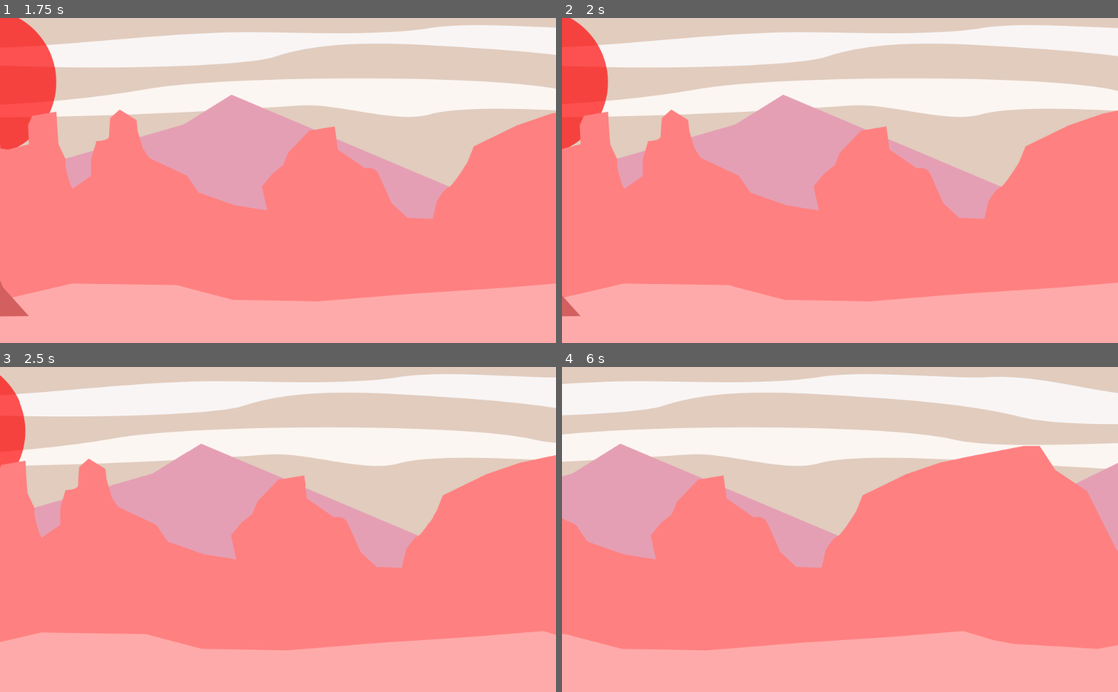
Above: before the commit, frames 1-4 (two rows, left to right).
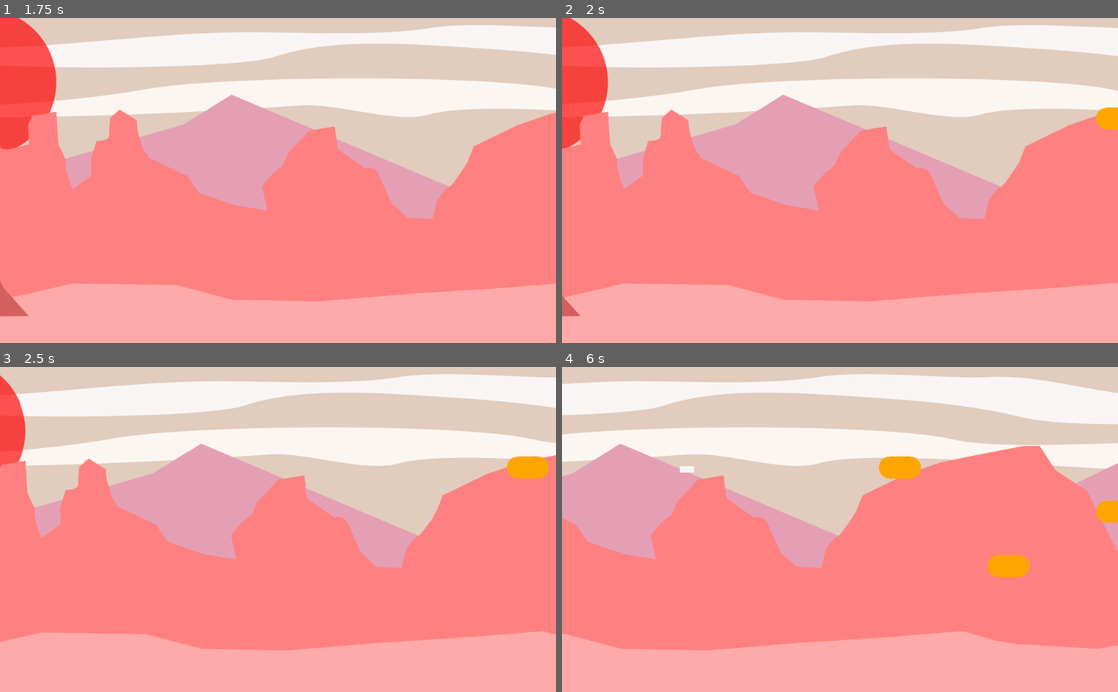
Above: after the commit, the same moments.

Repository: the-g-force/FamJam-January2021
Game: Godot game, scene res://src/Level.tscn
Two runs of this game, one before a commit and one after it. Both use one fixed random seed, a clock stepped at 60 frames per second and the inputs below.
Inputs:
- Up to frame 1 (1.75 s): hold D (move_right) 0.53-1.28 s; tap Space (fire) at 0.6, 1.35 s; hold S (move_down) from 1.28 s (still down)
- Up to frame 2 (2 s): keep holding S (move_down)
- Up to frame 3 (2.5 s): release S (move_down) at 2.03 s; hold D (move_right) from 2.03 s (still down); tap Space (fire) at 2.1 s
- Up to frame 4 (6 s): release D (move_right) at 2.78 s; hold W (move_up) 2.78-3.53 s; tap Space (fire) every 0.75 s from 2.85 to 5.85 s; hold A (move_left) 3.53-5.03 s; hold S (move_down) 5.03-5.78 s; hold D (move_right) from 5.78 s (still down)

Frame 1 is identical in both runs. In frame 2, 0.2% of the frame differs, in the area x 96-100%, y 27-35%; in frame 3, 0.5%; in frame 4, 1.2%, in the area x 21-100%, y 27-65%.

Commit message:
Re-add alien spawning after merge commit incident

Diff:
--- a/project/src/Level.gd
+++ b/project/src/Level.gd
@@ -1,6 +1,37 @@
 extends Node2D
 
+
+const alien := preload("res://src/Alien.tscn")
+
+var screensize : Vector2
+var scrolling_left := true #If true, aliens come from right
+
+export var alien_spawn_interval := 2.0
 export var background_scroll_speed := 75.0
+
+
+func _ready():
+	randomize()
+	$Timer.start(alien_spawn_interval)
+	screensize = get_viewport_rect().size
+
 
 func _process(delta):
 	$ParallaxBackground.scroll_offset.x -= background_scroll_speed * delta
+
+
+func _alien_died(location:Vector2):
+	pass
+
+
+func _on_Timer_timeout():
+	var alien_location := rand_range(0, screensize.y)
+	var alien_instance := alien.instance()
+	if scrolling_left:
+		alien_instance.position = Vector2(screensize.x, alien_location)
+		alien_instance.go_to_left = true
+	else:
+		alien_instance.position = Vector2(0, alien_location)
+		alien_instance.go_to_left = false
+	var _ignore = alien_instance.connect("dead", self, "_alien_died")
+	$Aliens.add_child(alien_instance)
--- a/project/src/Level.tscn
+++ b/project/src/Level.tscn
@@ -14,3 +14,8 @@
 [node name="Sprite" type="Sprite" parent="ParallaxBackground/ParallaxLayer"]
 texture = ExtResource( 1 )
 centered = false
+
+[node name="Timer" type="Timer" parent="."]
+
+[node name="Aliens" type="Node2D" parent="."]
+[connection signal="timeout" from="Timer" to="." method="_on_Timer_timeout"]
